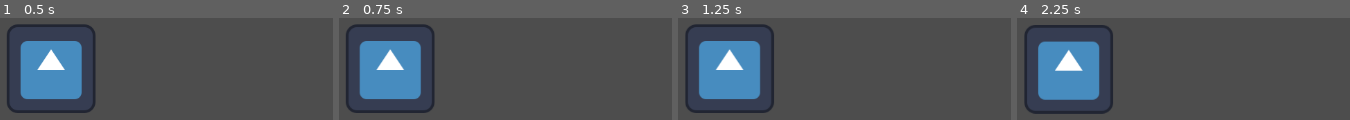
Above: before the commit, frames 1-4 (left to right).
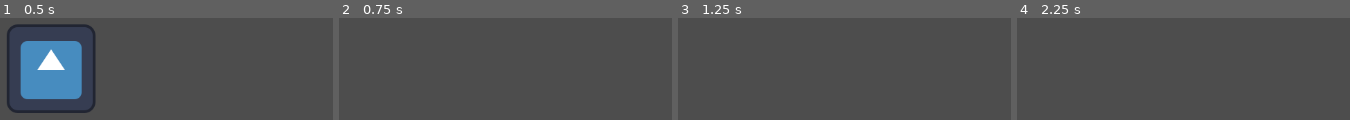
Above: after the commit, the same moments.

Repository: dkomnen/game_resources_mega_repo
Game: Godot game, scene res://scenes/top_down_test.tscn
The game is run twice, just before and just after one commit, with the same random seed, the same clock (stepped at 60 frames per second) and the same inputs. This scene is started directly instead of the project's main scene. The engine's default icon, where the game draws it, is replaced by a stand-in: a white triangle on a blue panel in a dark square.
Inputs:
- Up to frame 1 (0.5 s): no input
- Up to frame 2 (0.75 s): tap Enter at 0.5 s; hold Right (ui_right) from 0.53 s (still down)
- Up to frame 3 (1.25 s): keep holding Right (ui_right)
- Up to frame 4 (2.25 s): tap Space at 1.25 s; release Right (ui_right) at 1.28 s; hold Down (ui_down) 1.28-2.03 s; tap Enter at 2 s; hold Right (ui_right) from 2.03 s (still down)

Frame 1 is identical in both runs. In frame 2, 13% of the frame differs, in the area x 2-29%, y 5-94%; in frame 3, 13%; in frame 4, 14%, in the area x 2-29%, y 6-95%.

Commit message:
basic topdown controller

Diff:
--- a/templates_project/scenes/top_down_test.tscn
+++ b/templates_project/scenes/top_down_test.tscn
@@ -9,7 +9,9 @@
 [node name="top_down_test" type="Node2D"]
 
 [node name="CharacterBody2D" type="CharacterBody2D" parent="."]
+motion_mode = 1
 script = ExtResource("1_ynpkk")
+movement_speed = 6657
 
 [node name="Sprite2D" type="Sprite2D" parent="CharacterBody2D"]
 texture = ExtResource("2_pi7co")
--- a/templates_project/templates/player_controllers/top_down_controller/top_down_player_controller.gd
+++ b/templates_project/templates/player_controllers/top_down_controller/top_down_player_controller.gd
@@ -2,17 +2,22 @@
 
 @export var movement_speed = 100
 
-func _physics_process(_delta):
+func _physics_process(delta):
 	if Input.is_action_pressed("ui_left"):
-		velocity.x = -movement_speed
+		velocity.x = -1
 	elif Input.is_action_pressed("ui_right"):
-		velocity.x = movement_speed
+		velocity.x = 1
+	else:
+		velocity.x = 0
 
 	if Input.is_action_pressed("ui_up"):
-		velocity.y = -movement_speed
+		velocity.y = -1
 	elif Input.is_action_pressed("ui_down"):
-		velocity.y = movement_speed
+		velocity.y = 1
+	else:
+		velocity.y = 0
 
-	velocity = velocity.normalized()
+
+	velocity = velocity.normalized() * movement_speed
 
 	move_and_slide()
